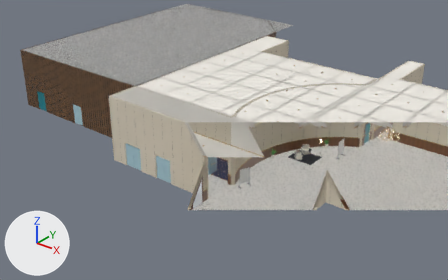
The glTF model public/models/diplomatic_hall.glb as it was, and as the next commit left it.
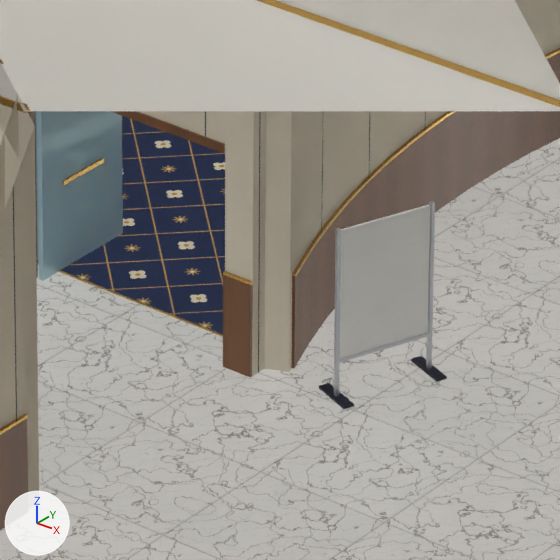
Each version appears first from a 50 mm camera at (63.33, -40.55, 29.6) aimed at (23.92, 8.71, -0.95), and next in a close-up on the part from 46% to 59% of the width and 52% to 73% of the height. Every picture has the same lights, and +X, +Y and +Z are marked at lower left. The last two pictures show the newer version. Everything nearer to the camera than a plane just in front of the edit is cut away. Where no turn or scale is listed for an object, it has been applied to the vertices. Vertices at exactly the same position are counted once.

Script lines for the objects in view, before the commit:
```python
ob_venue_doors = bpy.data.objects.new('Venue_Doors', me_door_leaves)
ob_venue_doors.location = (0.0, 0.0, 0.0)
ob_venue_foyer = bpy.data.objects.new('Venue_Foyer', me_foyer_set)
ob_venue_foyer.location = (0.0, 0.0, 0.0)
ob_venue_walls = bpy.data.objects.new('Venue_Walls', me_cube_057)
ob_venue_walls.location = (2.88, 0.4, 0.05)
# also in view: 'Venue_Lobby' at (38.68, 6.35, 3.5)
```
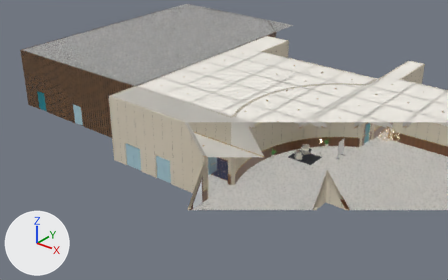
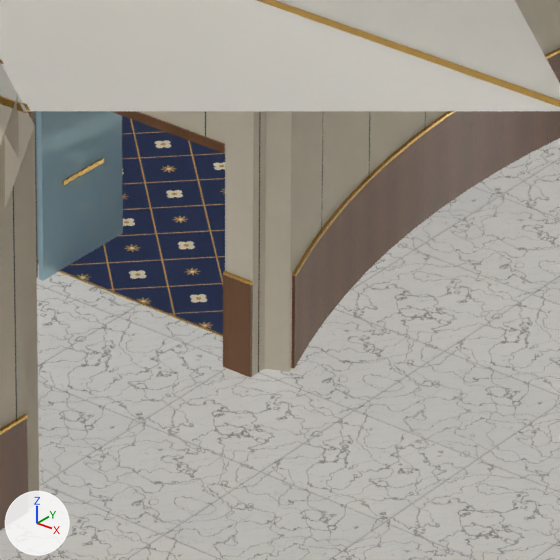
The change, as a list of edits to the scene's bpy script:
```text
Change me_foyer_set:
    used by ob_venue_foyer; location = (0.0, 0.0, 0.0)
    remove me_foyer_set.from_pydata(...)  # 4704 vertices, 8694 faces; spans x 4.1..37.2, y 0.0..17.2, z 0.0..6.1
    add me_foyer_set.from_pydata(...)  # 4656 vertices, 8622 faces; spans x 4.1..37.2, y 0.4..17.2, z 0.0..6.1
    me_foyer_set part 1: 6 loose pieces with 48 vertices, spanning x 32.5..33.3, y 0.0..1.2, z 0.0..1.9, are deleted
    other edits to the shape of me_foyer_set do not show in these pictures
```

What differs and where, as boxes (x1, y1, x2, y2) in the close-ups (560 x 560 px):
'Venue_Foyer', reshaped (not visible afterwards): before (319, 201, 447, 409)
